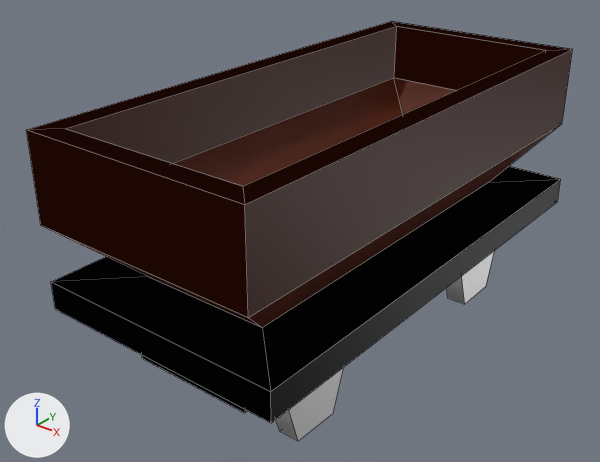
One commit to the Blender file Art/Tiles/Wagon.blend: the scene before it, then after it.
The view is the same before and after, from a 50 mm lens placed at (0.525, -0.729, 0.655), pointed at (-0.03, -0.036, 0.226). The lights are fixed; the arrows at lower left show +X, +Y and +Z. Mesh edges are drawn as thin lines.

Names of what the first picture shows: 'wagon'.
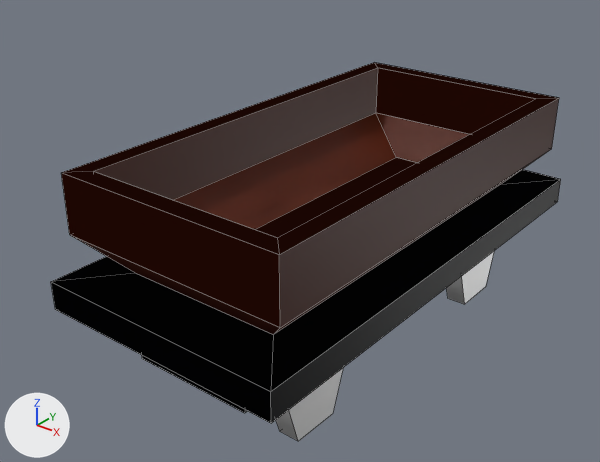
Commit message: Scale wagon down so it fits with the locomotive a bit better

Edits to the bpy script that builds the scene:
```text
Change me_cube:
    used by ob_wagon; location = (0.0, 0.0, 0.0)
    remove me_cube.from_pydata(...)  # 60 vertices, 52 faces; spans x -0.15..0.15, y -0.31..0.31, z 0.09..0.402
    add me_cube.from_pydata(...)  # 60 vertices, 52 faces; spans x -0.15..0.15, y -0.3..0.3, z 0.09..0.347
    me_cube part 1: 24 of 60 vertices moved; they spanned x -0.137..0.137, y -0.31..0.31, z 0.23..0.402 and now span x -0.141..0.141, y -0.276..0.276, z 0.23..0.347; mean shift (0.0, 0.0, -0.038); largest move (0.137, -0.31, 0.402) -> (0.141, -0.276, 0.347)
```

Changed parts and their boxes (x1, y1, x2, y2) in the pictures (600 x 462 px; the box of a moved part takes in the faces that stretch with it):
'wagon', reshaped (7% narrower, 10% shorter): before (26, 21, 573, 441); after (51, 63, 561, 441)
part 1 of me_cube, moved or reshaped: before (26, 21, 573, 391); after (54, 63, 559, 391)
